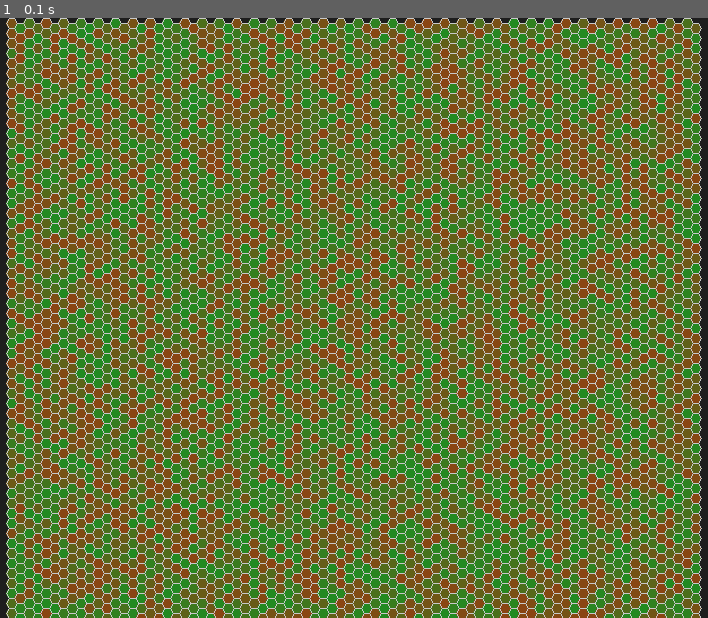
Above: before the commit, frame 1.
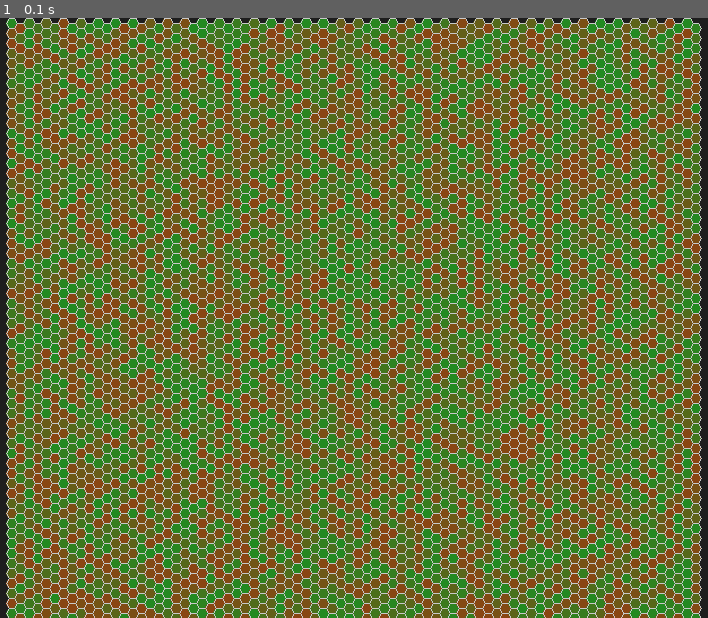
Above: after the commit, the same moment.

Repository: joselc/life-sim-first-try
Game: pygame game, started from main.py
Same seed, same stepped clock (60 frames per second), same inputs: the game is played once before the commit and once after it.
Inputs:
- Up to frame 1 (0.1 s): no input

The runs differ from the first frame. In frame 1, 51% of the frame differs, in the area x 0-100%, y 0-100%.

Commit message:
chore: created hexagon class to hold status

Diff:
--- /dev/null
+++ b/hexagon.py
@@ -0,0 +1,34 @@
+import math
+import random
+import pygame
+
+class Hexagon:
+    def __init__(self, cx, cy, a):
+        self.cx = cx
+        self.cy = cy
+        self.a = a
+        self.points = [
+            (cx + a, cy),
+            (cx + a/2, cy + (a * math.sqrt(3) / 2)),
+            (cx - a/2, cy + (a * math.sqrt(3) / 2)),
+            (cx - a, cy),
+            (cx - a/2, cy - (a * math.sqrt(3) / 2)),
+            (cx + a/2, cy - (a * math.sqrt(3) / 2))
+        ]
+        self.phase = random.uniform(0, 2 * math.pi)
+        self.t = 0
+
+    def update(self, t):
+        self.t = t
+
+    def draw(self, screen):
+        green = (34, 139, 34)
+        brown = (139, 69, 19)
+        factor = 0.5 * (1 + math.sin(self.t + self.phase))
+        fill_color = (
+            int(brown[0]*(1 - factor) + green[0]*factor),
+            int(brown[1]*(1 - factor) + green[1]*factor),
+            int(brown[2]*(1 - factor) + green[2]*factor)
+        )
+        pygame.draw.polygon(screen, fill_color, self.points, 0)
+        pygame.draw.polygon(screen, (200, 200, 200), self.points, 1)
--- a/mesh.py
+++ b/mesh.py
@@ -1,7 +1,6 @@
 import math
-import random
 import pygame
-
+from hexagon import Hexagon
 
 class HexMesh:
     def __init__(self, num_columns, num_rows, display_width, display_height):
@@ -22,35 +21,14 @@
                 else:
                     cy = offset_y + a * math.sqrt(3) + j * (a * math.sqrt(3))
 
-                # Compute the 6 vertices of the hexagon (flat-topped)
-                points = [
-                    (cx + a, cy),
-                    (cx + a/2, cy + (a * math.sqrt(3) / 2)),
-                    (cx - a/2, cy + (a * math.sqrt(3) / 2)),
-                    (cx - a, cy),
-                    (cx - a/2, cy - (a * math.sqrt(3) / 2)),
-                    (cx + a/2, cy - (a * math.sqrt(3) / 2))
-                ]
-                # Assign a random phase for evolution
-                phase = random.uniform(0, 2 * math.pi)
-                self.hexagons.append((points, phase))
+                # Create a Hexagon instance from the imported class
+                hexagon = Hexagon(cx, cy, a)
+                self.hexagons.append(hexagon)
 
     def update(self, t):
-        self.t = t
+        for hexagon in self.hexagons:
+            hexagon.update(t)
 
     def draw(self, screen):
-        # Use current time, default 0 if not updated yet
-        current_time = getattr(self, 't', 0)
-        # Define base colors: brown and green
-        green = (34, 139, 34)
-        brown = (139, 69, 19)
-
-        for points, phase in self.hexagons:
-            # Compute modulation factor based on time and phase
-            factor = 0.5 * (1 + math.sin(current_time + phase))
-            # Interpolate between brown and green
-            fill_color = ( int(brown[0]*(1 - factor) + green[0]*factor),
-                           int(brown[1]*(1 - factor) + green[1]*factor),
-                           int(brown[2]*(1 - factor) + green[2]*factor) )
-            pygame.draw.polygon(screen, fill_color, points, 0)  # fill hexagon
-            pygame.draw.polygon(screen, (200, 200, 200), points, 1)  # draw outline
+        for hexagon in self.hexagons:
+            hexagon.draw(screen)
